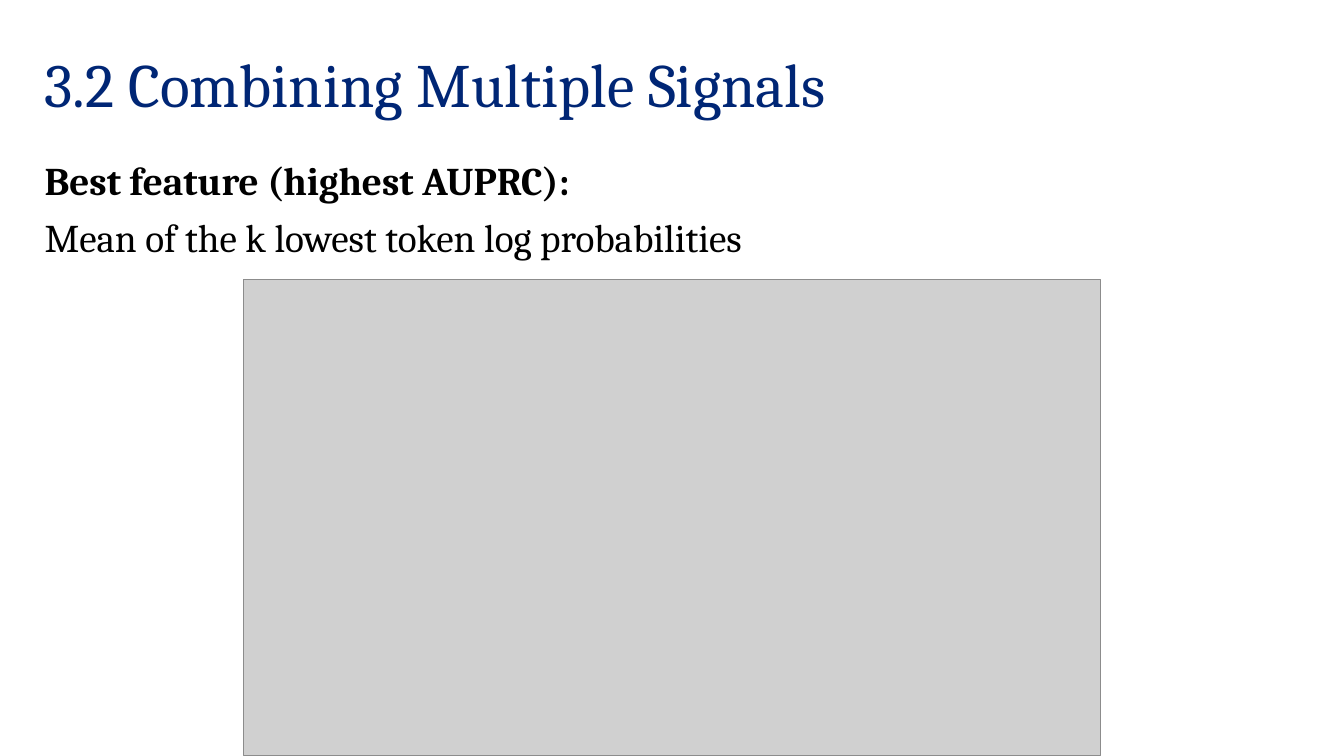
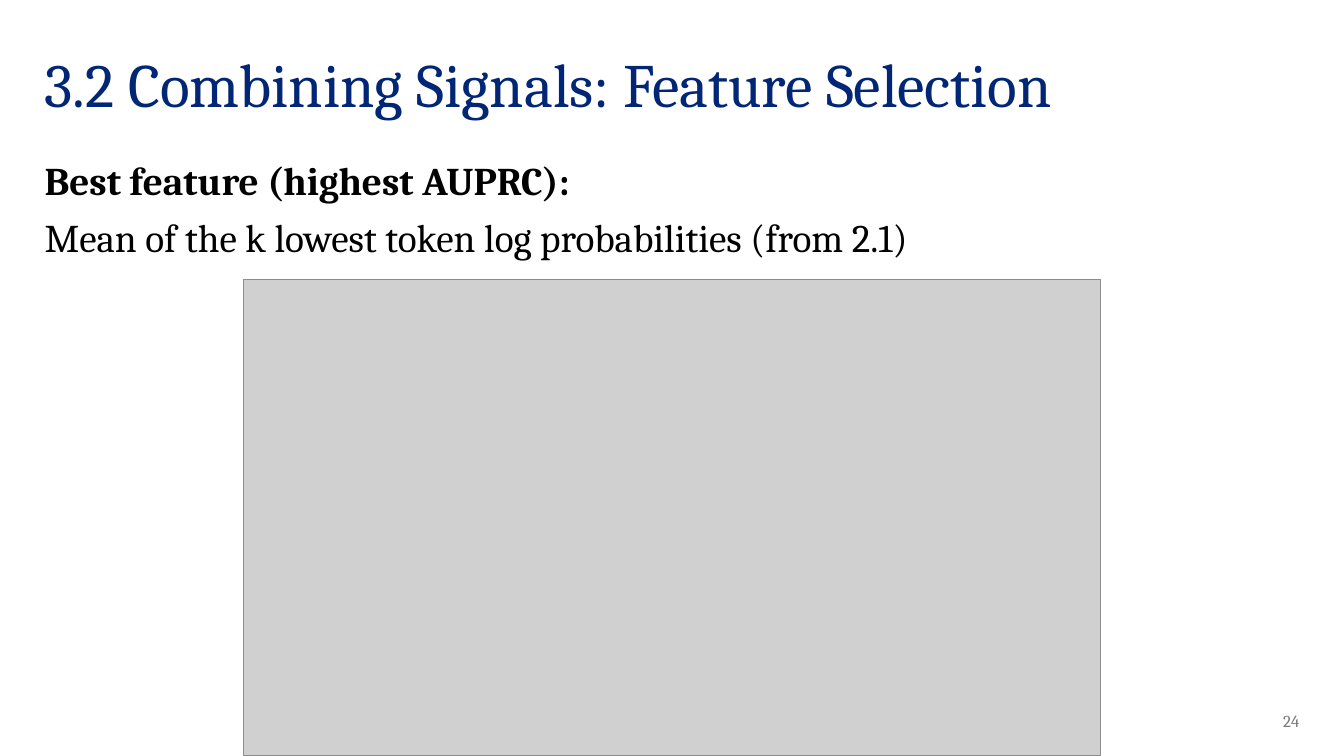
Before and after one commit to sarapohland/radiology_confidence, a slide deck: slide 24 of docs/results.pptx (slide 16 before the commit). Drawn at 1344x756 pixels with LibreOffice and Linux fonts; fonts in the diff are those of the drawing; grey boxes stand for pictures; background and template pictures are left out. Boxes give left, top, right and bottom in pixels: in the first picture for what was removed or moved away, otherwise in the second. Text is boxed around its words. In the diff, an @@ line names an element or a change of style, - is before the commit and + after.

```diff
--- a/docs/results.pptx
+++ b/docs/results.pptx
@@ title at (45, 64, 1052, 120): text changed @@
-3.2 Combining Multiple Signals
+3.2 Combining Signals: Feature Selection
@@ text at (45, 224, 908, 261): text changed @@
-Mean of the k lowest token log probabilities
+Mean of the k lowest token log probabilities (from 2.1)
@@ page number added at (1283, 715, 1299, 727), 12 pt, text #797979 @@
+24
```
Also in this commit, not shown: 24 other slides changed, 13 slides added, 1 slide removed, 58 other files.
